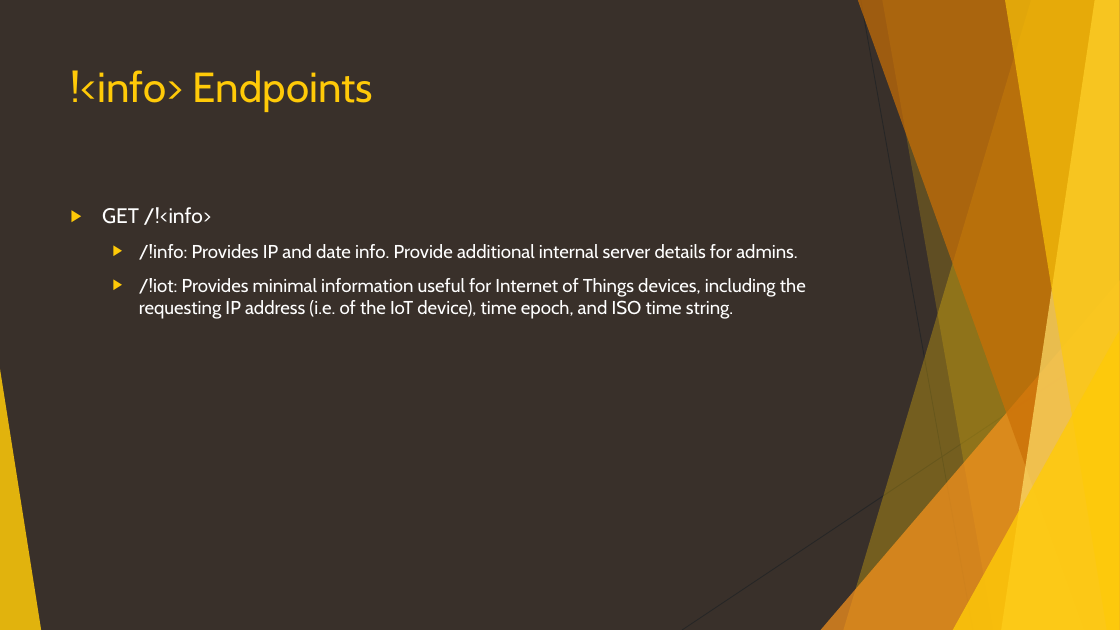
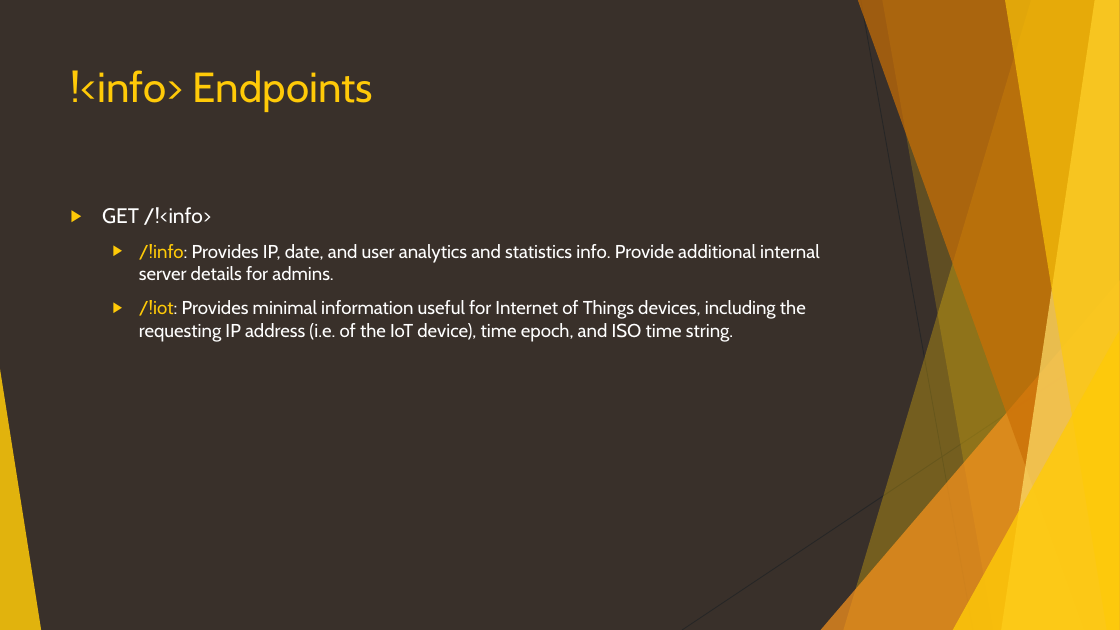
Before and after one commit to CanyonCasa/HomebrewDIY, a slide deck: slide 33 of HomebrewAPI.pptx (slide 32 before the commit). Drawn at 1120x630 pixels with LibreOffice and Linux fonts; fonts in the diff are those of the drawing. Boxes give left, top, right and bottom in pixels: in the first picture for what was removed or moved away, otherwise in the second. Text is boxed around its words. In the diff, an @@ line names an element or a change of style, - is before the commit and + after.

```diff
--- a/HomebrewAPI.pptx
+++ b/HomebrewAPI.pptx
@@ text at (139, 244, 820, 280): text changed @@
-  ▶ /!info: Provides IP and date info. Provide additional internal server details for admins.
+  ▶ /!info: Provides IP, date, and user analytics and statistics info. Provide additional internal server details for admins.
@@ text at (139, 300, 806, 342): text colour #FFFFFF to #FFCA08 in "/!iot:" @@
```
Also in this commit, not shown: 10 other slides changed, 4 slides added, 1 slide removed, 8 other files.
